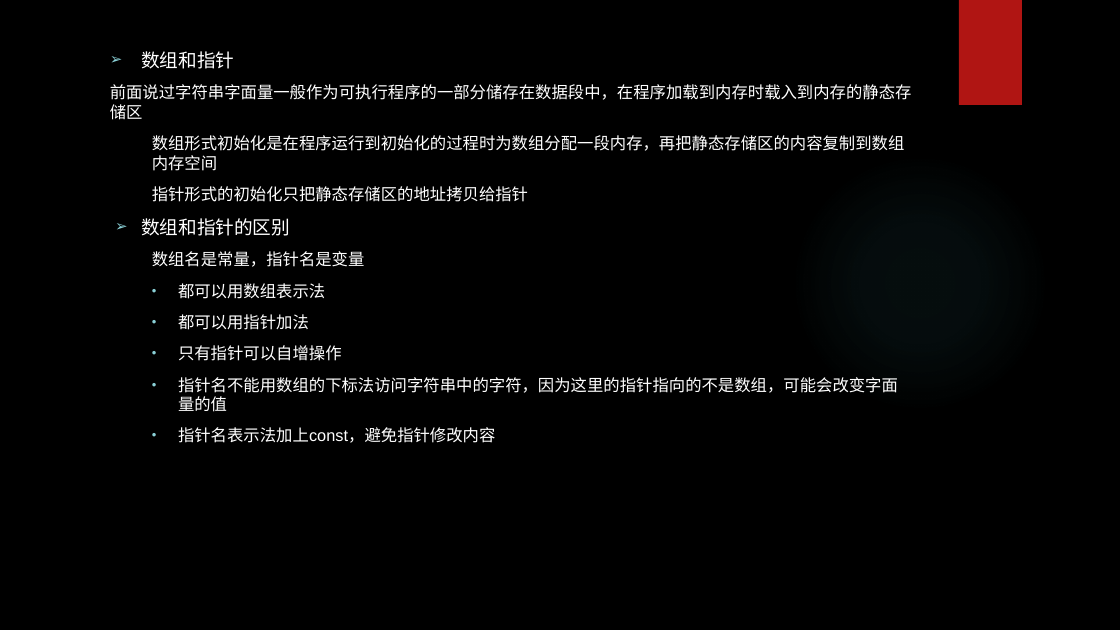
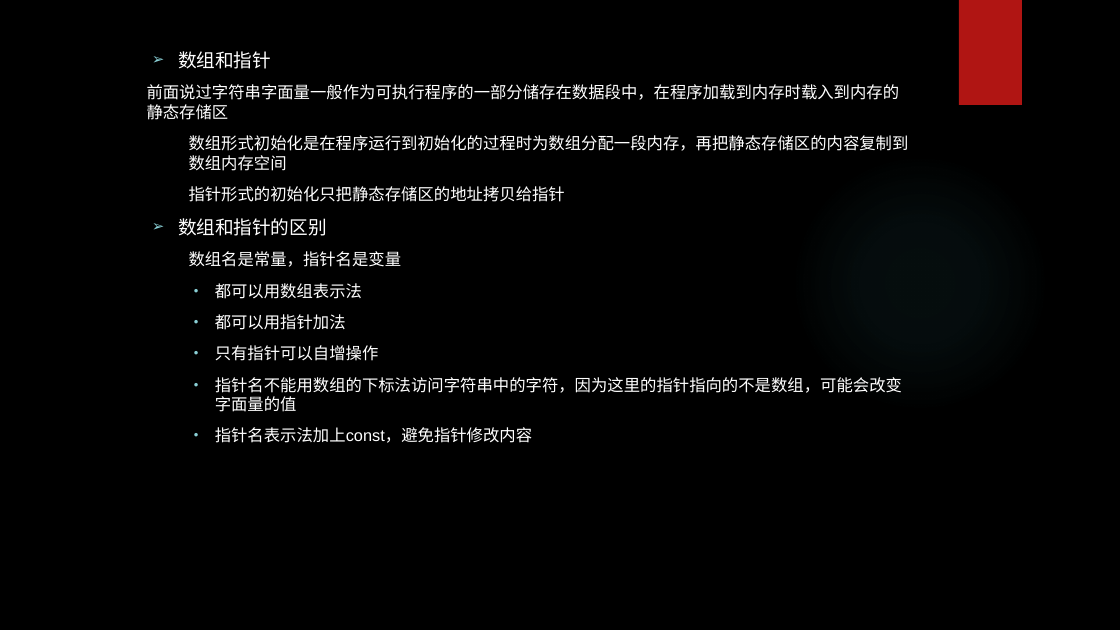
Before and after one commit to tsyin/c_ppt-code, a slide deck: slide 3 of 11字符串和字符串函数.pptx. Drawn at 1120x630 pixels with LibreOffice and Linux fonts; fonts in the diff are those of the drawing; background and template pictures are left out. Boxes give left, top, right and bottom in pixels: in the first picture for what was removed or moved away, otherwise in the second. Text is boxed around its words. In the diff, an @@ line names an element or a change of style, - is before the commit and + after.

```diff
--- a/11字符串和字符串函数.pptx
+++ b/11字符串和字符串函数.pptx
@@ text "数组和指针" at (147,51,909,443): list level 1 to 2 in "数组和指针"; list level 1 to 2 in "前面说过字符串字面量一般作为可执行程序的一部分储存在数据段中，在程序加载到内存时载入到内存的静态存储区"; list level 2 to 3 in "数组形式初始化是在程序运行到初始化的过程时为数组分配一段内存，再把静态存储区的内容复制到数组内存空间"; list level 2 to 3 in "指针形式的初始化只把静态存储区的地址拷贝给指针"; list level 1 to 2 in "数组和指针的区别"; list level 2 to 3 in "数组名是常量，指针名是变量"; list level 2 to 3 in "都可以用数组表示法"; list level 2 to 3 in "都可以用指针加法"; list level 2 to 3 in "只有指针可以自增操作"; list level 2 to 3 in "指针名不能用数组的下标法访问字符串中的字符，因为这里的指针指向的不是数组，可能会改变字面量的值"; list level 2 to 3 in "指针名表示法加上const，避免指针修改内容" @@
```
Also in this commit, not shown: 1 other slide changed, 2 slides added.
